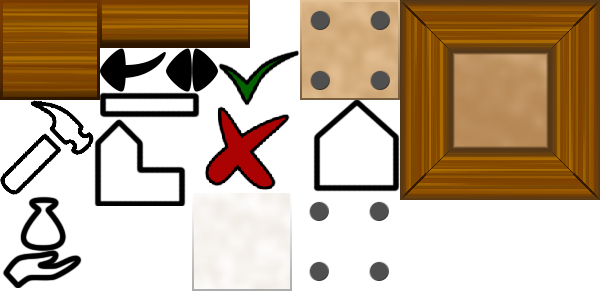
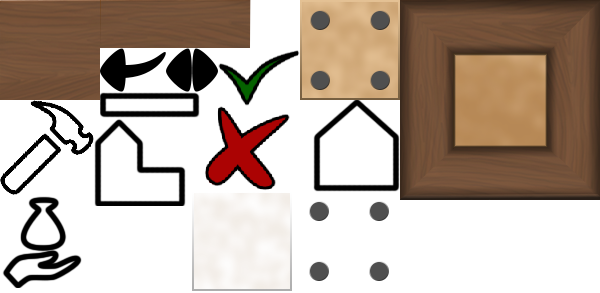
Layered file, before and after one edit (600px x 293px). Changes by layer:
renamed "Ebene 6" to "Rechteck 1", opacity 100% → 48%, moved it out of group "Rectangle", painted on it over [100, 0, 600, 200]
"Ebene 3": opacity 60% → 100%, moved it out of group "Square", painted on it over [0, 0, 600, 100]
renamed "Ebene 2 Kopie 2" to "Ebene 4", moved it out of group "Frame", painted on it over [400, 147, 600, 200]
removed layer "Ebene 1 Kopie 2" (4th of 4, in "BG Panel" › "Frame") from group "Frame" over [402, 150, 598, 200]
removed layer "Ebene 10" (was 35%) from group "BG Panel" over [400, 0, 600, 200]
removed layer "Rechteck 5 Kopie" from group "BG Panel" over [400, 0, 600, 200]
renamed "Ebene 4" to "Ebene 5", moved it out of group "Rectangle", painted on it over [100, 0, 453, 200]
removed group "Square" (4 layers) over [0, 0, 100, 100]
renamed "Ebene 5" to "Ebene 6", moved it out of group "Rectangle", painted on it over [100, 0, 600, 200]
renamed "Rechteck 2" to "Ebene 2 Kopie 2", hid it, moved it out of group "Square", painted on it over [0, 0, 600, 200]
renamed "Ebene 2" to "Ebene 2 Kopie", moved it out of group "Square", painted on it over [0, 0, 251, 100]
renamed "Ebene 1" to "Ebene 2", moved it out of group "Square", painted on it over [0, 0, 100, 100]
renamed "Ebene 21" to "Ebene 1", moved it out of group "Trade", painted on it over [0, 0, 600, 200]
removed group "BG Panel" (15 layers) over [400, 0, 600, 200]
removed layer "Rechteck 6" from group "BG Panel" over [400, 0, 600, 200]
removed group "Frame Kopie 3" (2 layers) from group "BG Panel" over [550, 2, 600, 198]
removed layer "Ebene 1 Kopie 2" (1st of 4, in "BG Panel" › "Frame Kopie 3") from group "Frame Kopie 3" over [550, 2, 600, 198]
removed group "Frame Kopie 2" (2 layers) from group "BG Panel" over [402, 0, 598, 50]
removed layer "Ebene 1 Kopie 2" (2nd of 4, in "BG Panel" › "Frame Kopie 2") from group "Frame Kopie 2" over [402, 0, 598, 50]
…and 13 more changes (13 removed)
